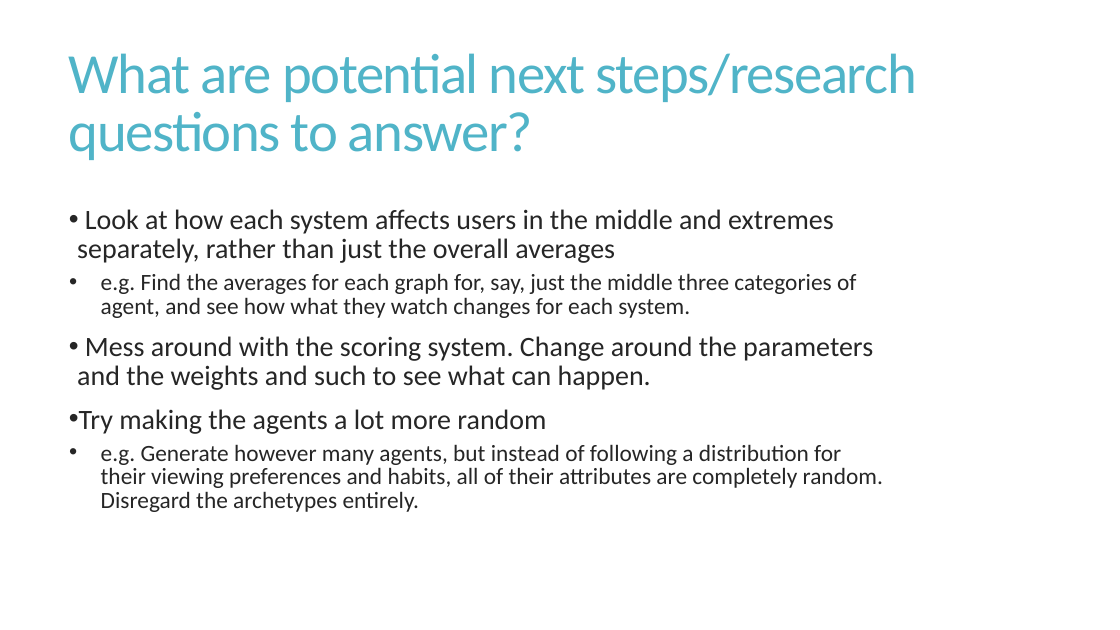
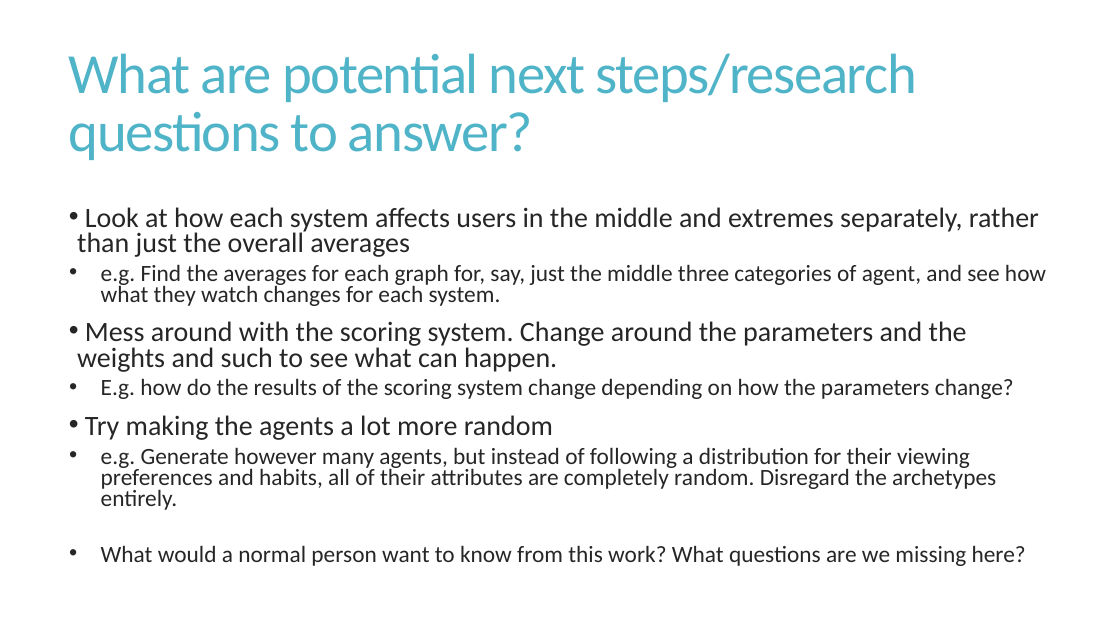
Before and after one commit to snyder-research-group/tools-of-justice, a slide deck: slide 8 of youtube simulation/Current Status of YouTube Simulation - 1-9-24.pptx. Drawn at 1120x630 pixels with LibreOffice and Linux fonts; fonts in the diff are those of the drawing. Boxes give left, top, right and bottom in pixels: in the first picture for what was removed or moved away, otherwise in the second. Text is boxed around its words. In the diff, an @@ line names an element or a change of style, - is before the commit and + after.

```diff
--- a/youtube simulation/Current Status of YouTube Simulation - 1-9-24.pptx
+++ b/youtube simulation/Current Status of YouTube Simulation - 1-9-24.pptx
@@ text at (77, 207, 1046, 510): line spacing 0.85 to 0.75 @@
@@ text at (101, 378, 1014, 399): paragraph added @@
+  • E.g. how do the results of the scoring system change depending on how the parameters change?
@@ text at (101, 545, 1026, 566): paragraph added @@
+  • What would a normal person want to know from this work? What questions are we missing here?
```
Also in this commit, not shown: 1 other slide changed.
